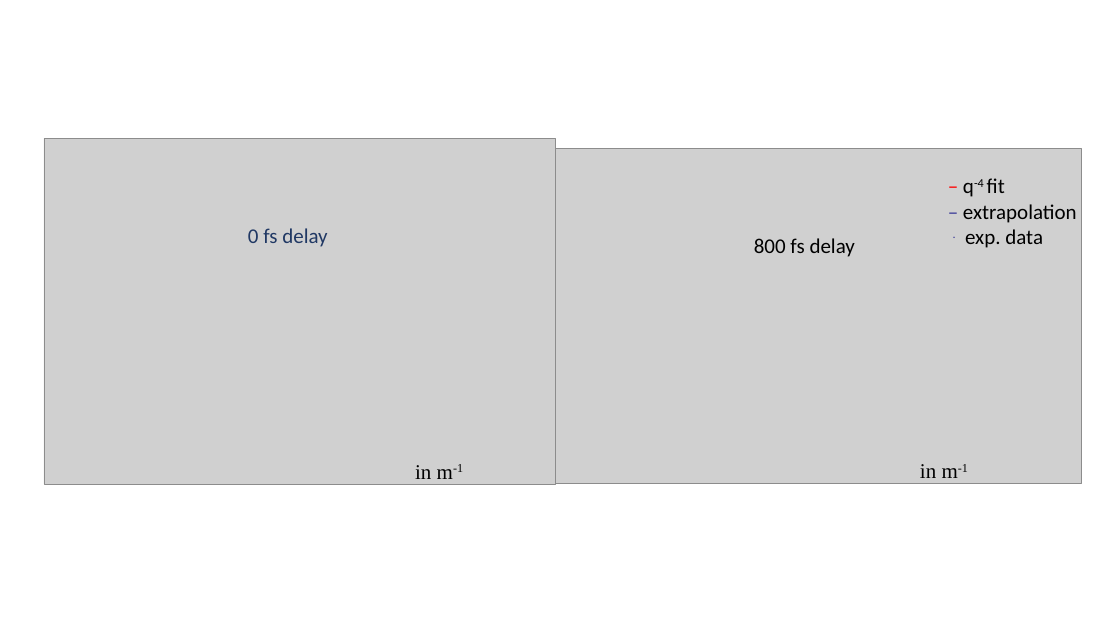
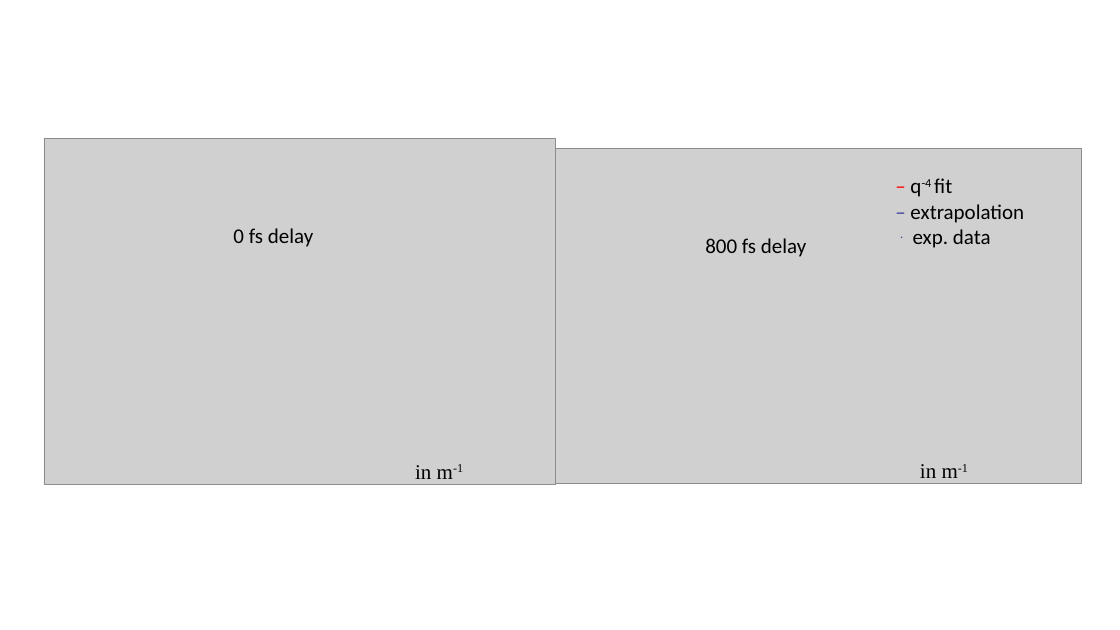
Before and after one commit to Maderthaner/Thesis, a slide deck: slide 1 of images/results/He-diffraction-patterns.pptx. Drawn at 1120x630 pixels with LibreOffice and Linux fonts; fonts in the diff are those of the drawing; grey boxes stand for pictures. Boxes give left, top, right and bottom in pixels: in the first picture for what was removed or moved away, otherwise in the second. Text is boxed around its words. In the diff, an @@ line names an element or a change of style, - is before the commit and + after.

```diff
--- a/images/results/He-diffraction-patterns.pptx
+++ b/images/results/He-diffraction-patterns.pptx
@@ text "– q-4 fit" moved from (x1=963, y1=178, x2=1077, y2=248) to (x1=910, y1=178, x2=1024, y2=248) @@
@@ text "0 fs delay" moved from (x1=248, y1=228, x2=327, y2=247) to (x1=233, y1=228, x2=313, y2=247) @@
@@ text "0 fs delay" at (x1=233, y1=228, x2=313, y2=247): text colour #203864 to #000000 @@
@@ text "800 fs delay" moved from (x1=754, y1=238, x2=855, y2=257) to (x1=705, y1=238, x2=806, y2=257) @@
```
Also in this commit, not shown: 59 other files.
